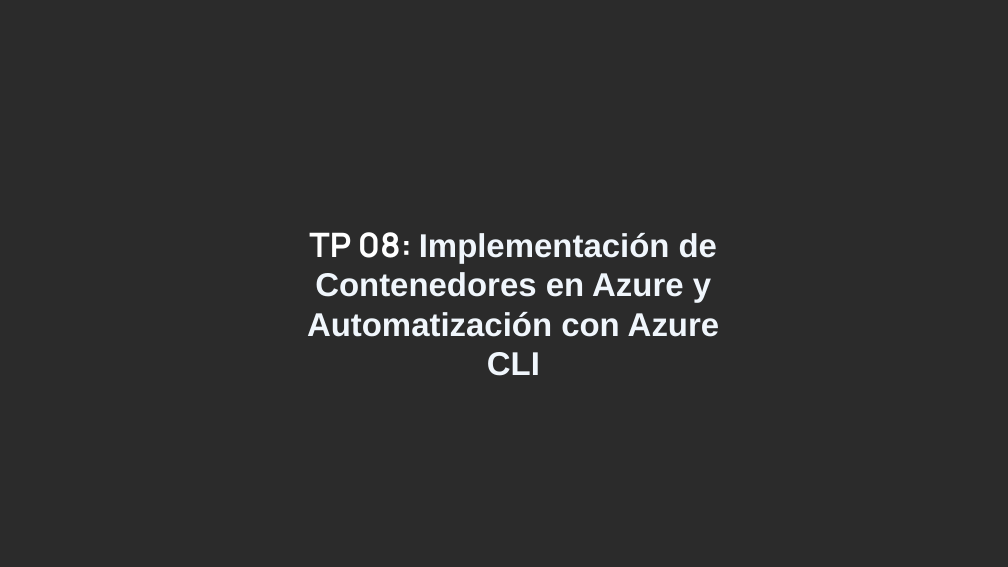
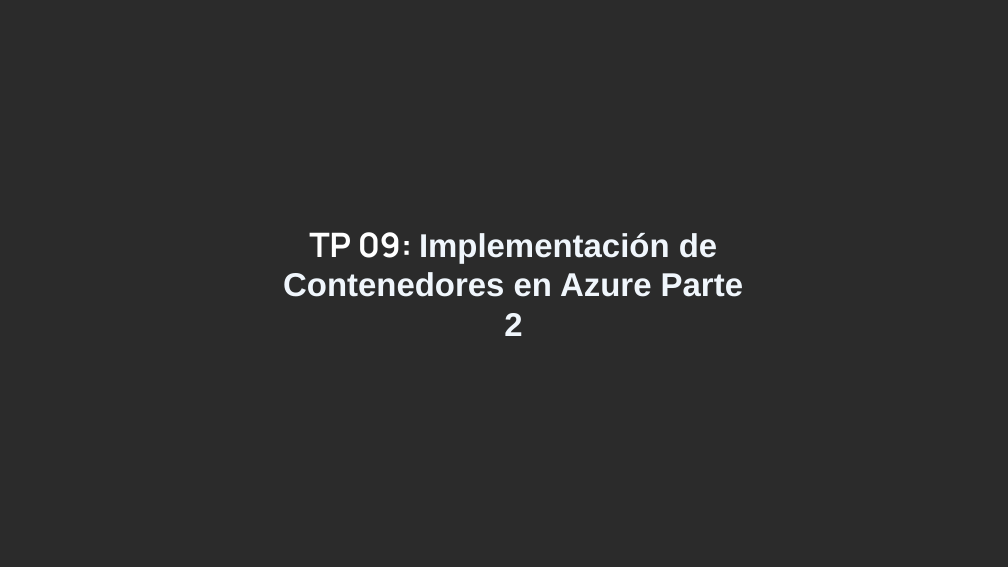
Before and after one commit to ingsoft3ucc/TPS_2024, a slide deck: slide 1 of trabajos/09-contenedores-azure-automatizacion-Parte2.pptx. Drawn at 1008x567 pixels with LibreOffice and Linux fonts; fonts in the diff are those of the drawing; background and template pictures are left out; a plain dark background stands for a picture behind light text. Boxes give left, top, right and bottom in pixels: in the first picture for what was removed or moved away, otherwise in the second. Text is boxed around its words. In the diff, an @@ line names an element or a change of style, - is before the commit and + after.

```diff
--- a/trabajos/09-contenedores-azure-automatizacion-Parte2.pptx
+++ b/trabajos/09-contenedores-azure-automatizacion-Parte2.pptx
@@ text at <box>283,232,743,336</box>: text changed @@
-TP 08: Implementación de Contenedores en Azure y Automatización con Azure CLI
+TP 09: Implementación de Contenedores en Azure Parte 2
```
Also in this commit, not shown: 1 other slide changed, 8 slides removed, 1 other file.
